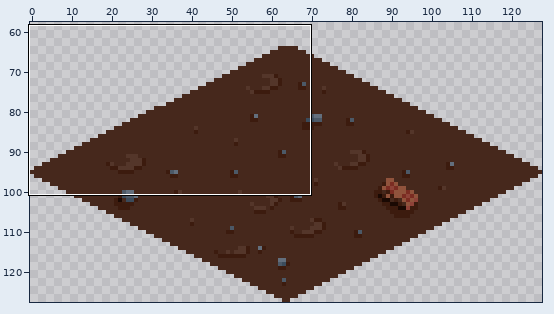
A sprite sheet gets an edit: MonoGameCross-PlatformDesktopApplication/Content/CompressedContent/textures/Environment/ground1.png. Above: a wide view before the commit, with the close-up outlined.
Close-up. First the earlier version:
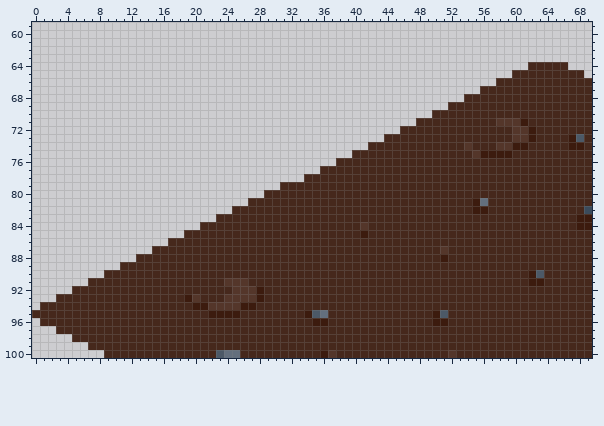
The file is 128x128 pixels. Shown: x 0..69, y 59..100. The wide view leaves out empty margins.
Now the later version:
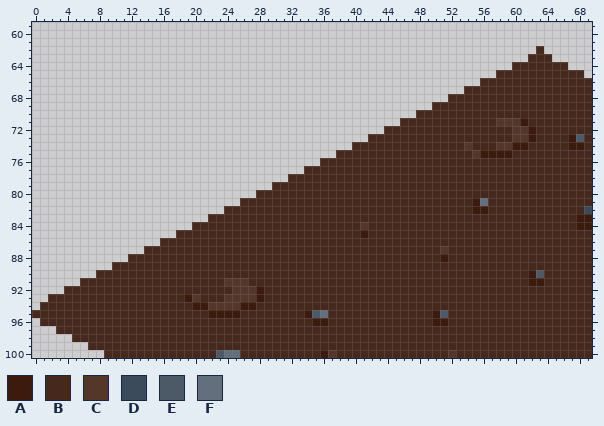
Palette (. is transparent): A #3c1b0e  B #46281c  C #54362a  D #3b4b5b  E #4c5967  F #636f7d
Diff:
The edit adds colour B in row 62 at x 63; in row 63 at x 62 to 64; in row 64 at x 60 to 61; in row 65 at x 58 to 59; in row 66 at x 56 to 57; in row 67 at x 54 to 55.
The edit adds colour B in row 68 at x 52 to 53; in row 69 at x 50 to 51; in row 70 at x 48 to 49; in row 71 at x 46 to 47; in row 72 at x 44 to 45; in row 73 at x 42 to 43.
The edit adds colour B in row 74 at x 40 to 41; in row 75 at x 38 to 39; in row 76 at x 36 to 37; in row 77 at x 34 to 35; in row 78 at x 32 to 33; in row 79 at x 30.
The edit adds colour B in row 80 at x 28; in row 81 at x 26; in row 82 at x 24; in row 83 at x 22; in row 84 at x 20; in row 85 at x 18.
The edit adds colour B in row 86 at x 16; in row 87 at x 14; in row 88 at x 12; in row 89 at x 10; in row 90 at x 8; in row 91 at x 6.
The edit adds colour B in row 92 at x 4; in row 93 at x 2.
Pixel boxes of the changes (left, top, right, bottom) in both close-ups:
added: (48, 46, 552, 302)
